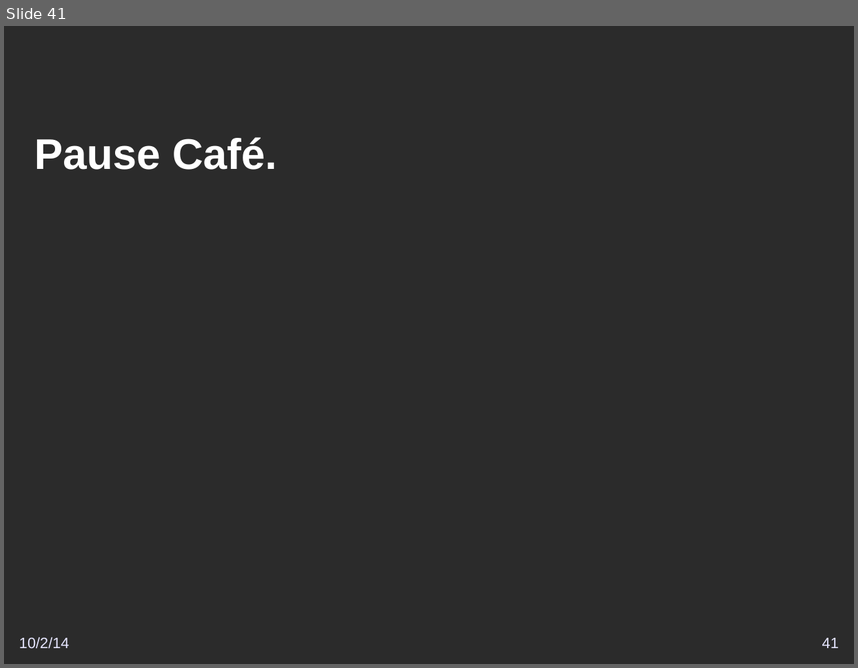
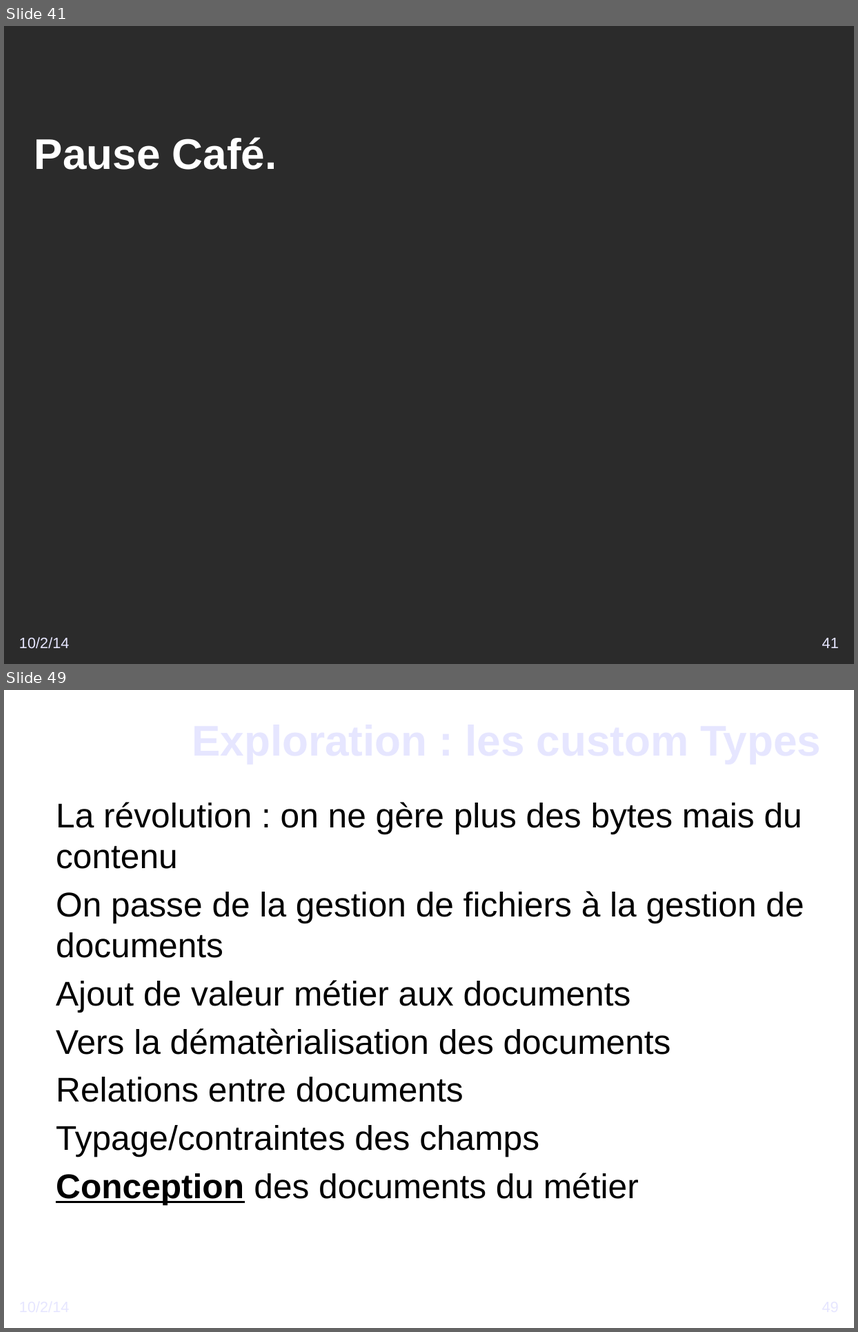
Before and after one commit to DSI-Ville-Noumea/sirh-kiosque-j2ee-old, a slide deck: src/site/resources/Vers_un_Kiosque_RH_J2EE.odp. Shown one above the other, each under a label of ours: slide 41 before the commit, slides 41 and 49 after it; the slides between them are not shown. The pictures are 858x668 and 858x1332 pixels, drawn with LibreOffice and Linux fonts; fonts in the diff are those of the drawing; background and template pictures are left out; a plain dark background stands for a picture behind light text. Boxes give left, top, right and bottom in pixels: in the first picture for what was removed or moved away, otherwise in the second. Text is boxed around its words. In the diff, an @@ line names an element or a change of style, - is before the commit and + after.

Commit message:
Ajout de nouveaux slides pour introduire, notamment les custom types cf #11021

```diff
--- a/src/site/resources/Vers_un_Kiosque_RH_J2EE.odp
+++ b/src/site/resources/Vers_un_Kiosque_RH_J2EE.odp
@@ slide 49 added at <box>4,690,854,1328</box>, background picture (left out) @@
@@ title added at <box>9,696,822,782</box>, 40 pt, text #E6E6FF, bold @@
+Exploration : les custom Types
@@ text added at <box>56,802,804,1204</box>, 32 pt, text #000000 @@
+● La révolution : on ne gère plus des bytes mais du contenu
+● On passe de la gestion de fichiers à la gestion de documents
+● Ajout de valeur métier aux documents
+● Vers la dématèrialisation des documents
+● Relations entre documents
+● Typage/contraintes des champs
+● Conception des documents du métier
@@ text added at <box>19,1297,294,1327</box>, 14 pt, text #E6E6FF @@
+10/2/14
@@ page number added at <box>641,1297,840,1327</box>, 14 pt, text #E6E6FF @@
+49
```
Also in this commit, not shown: 2 slides changed, 7 other slides added.
